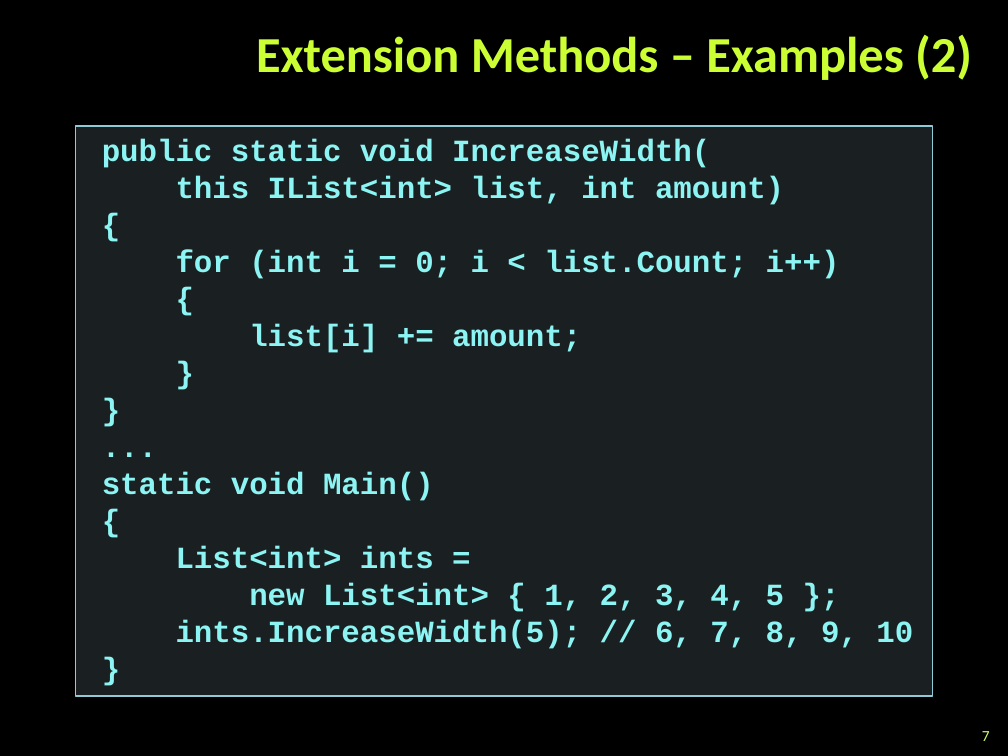
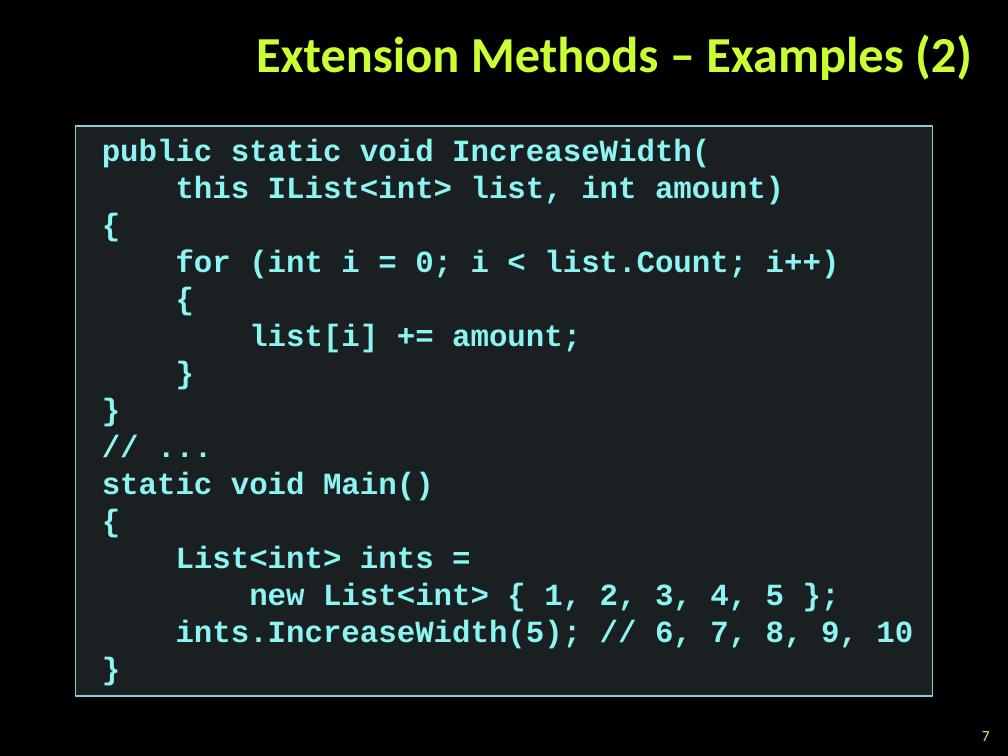
Before and after one commit to tddold/Telerik-Academy, a slide deck: slide 7 of Programming with C#/3. C# OOP/Presentations/Extension-Methods-Delegates-Lambda-LINQ.pptx. Drawn at 1008x756 pixels with LibreOffice and Linux fonts; fonts in the diff are those of the drawing; background and template pictures are left out. Boxes give left, top, right and bottom in pixels: in the first picture for what was removed or moved away, otherwise in the second. Text is boxed around its words. In the diff, an @@ line names an element or a change of style, - is before the commit and + after.

```diff
--- a/Programming with C#/3. C# OOP/Presentations/Extension-Methods-Delegates-Lambda-LINQ.pptx
+++ b/Programming with C#/3. C# OOP/Presentations/Extension-Methods-Delegates-Lambda-LINQ.pptx
@@ text in rectangle at bbox=[76, 126, 932, 696]: text changed @@
-...
+// ...
```
Also in this commit, not shown: 12 other slides changed, 6 slides added, 6 slides removed, 12 other files.
